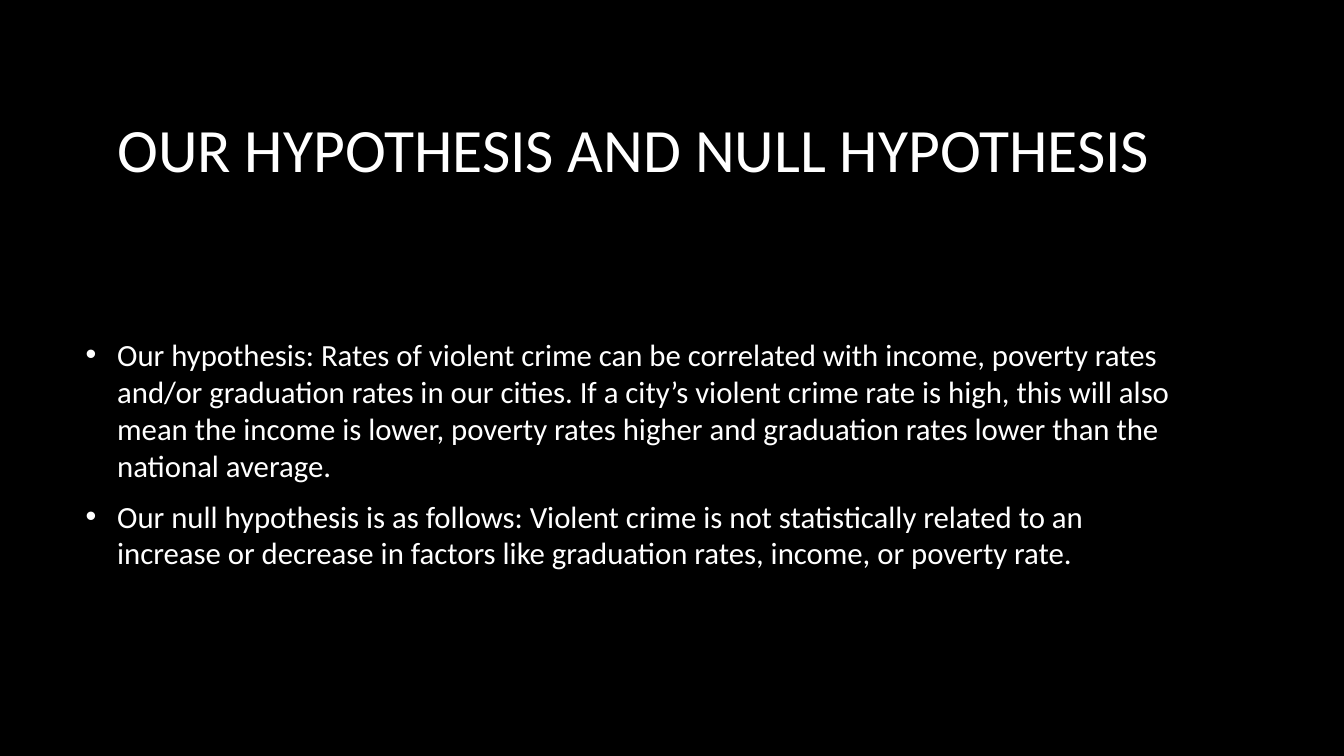
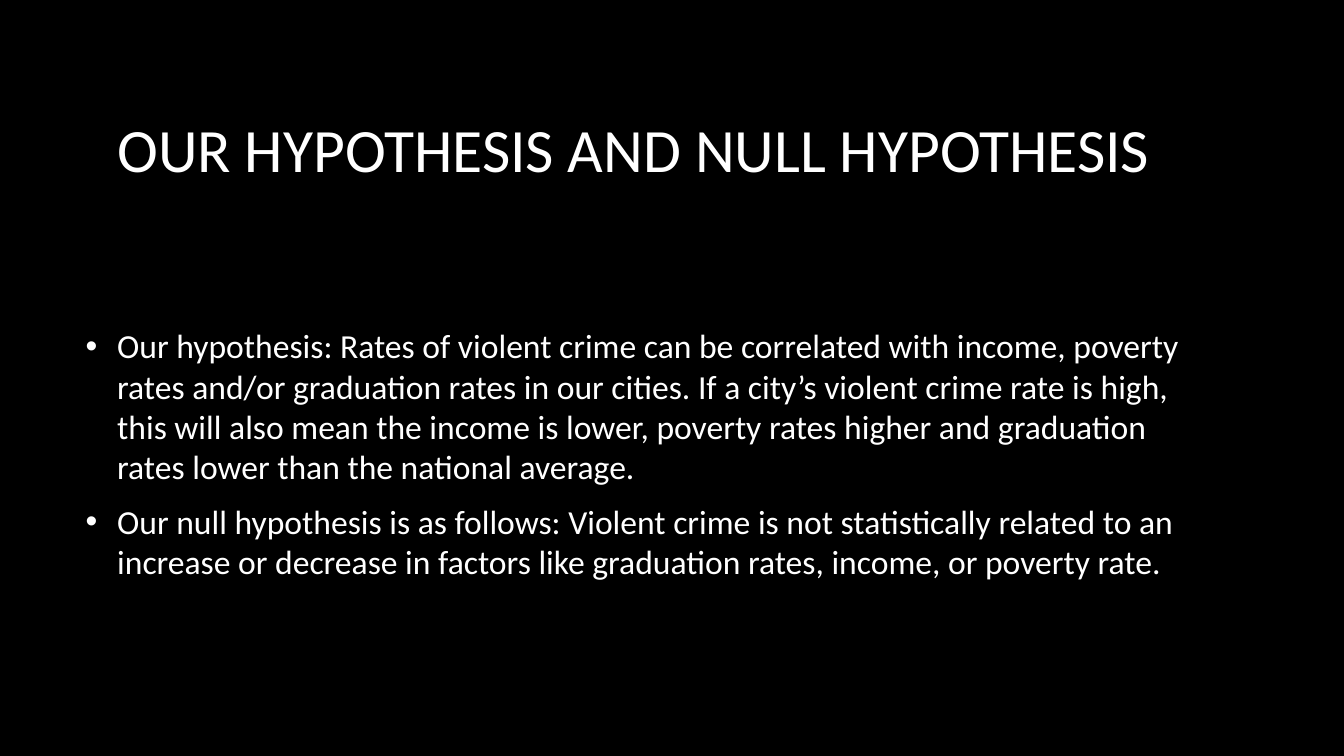
Before and after one commit to MikeAnderson89/National-Crime-Rate-Correlations, a slide deck: slide 5 of Project1Presentation.pptx. Drawn at 1344x756 pixels with LibreOffice and Linux fonts; fonts in the diff are those of the drawing; background and template pictures are left out. Boxes give left, top, right and bottom in pixels: in the first picture for what was removed or moved away, otherwise in the second. Text is boxed around its words. In the diff, an @@ line names an element or a change of style, - is before the commit and + after.

```diff
--- a/Project1Presentation.pptx
+++ b/Project1Presentation.pptx
@@ text "Our hypothesis: Rates of violent ..." at bbox=[117, 334, 1178, 580]: size 22 to 24 pt @@
```
